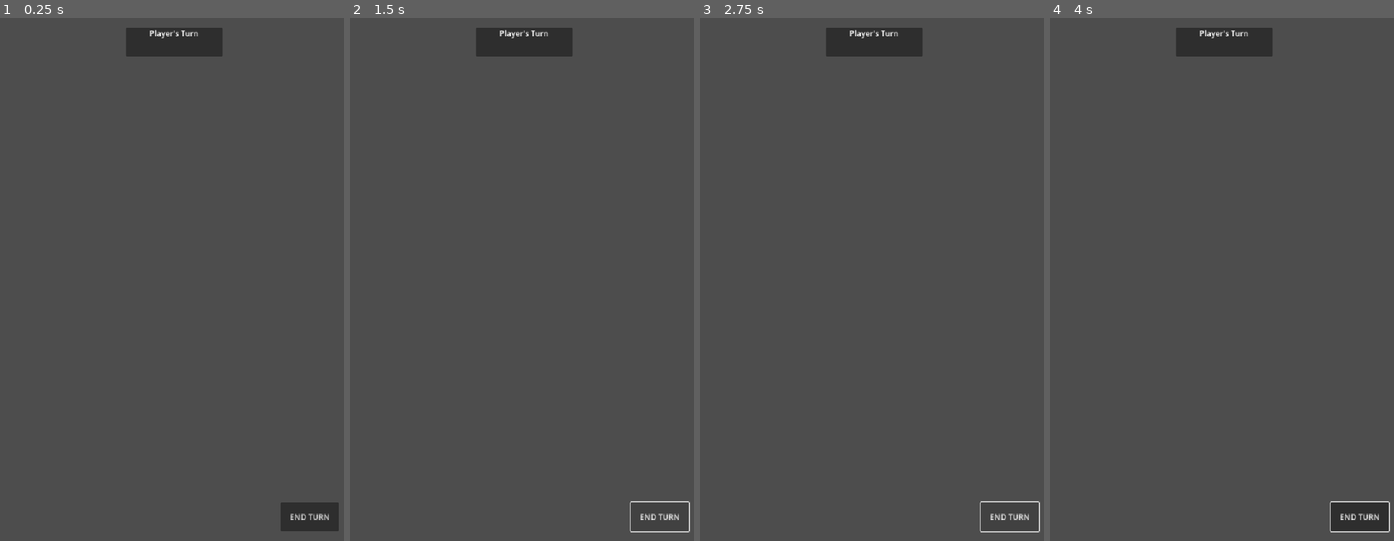
Above: before the commit, frames 1-4 (left to right).
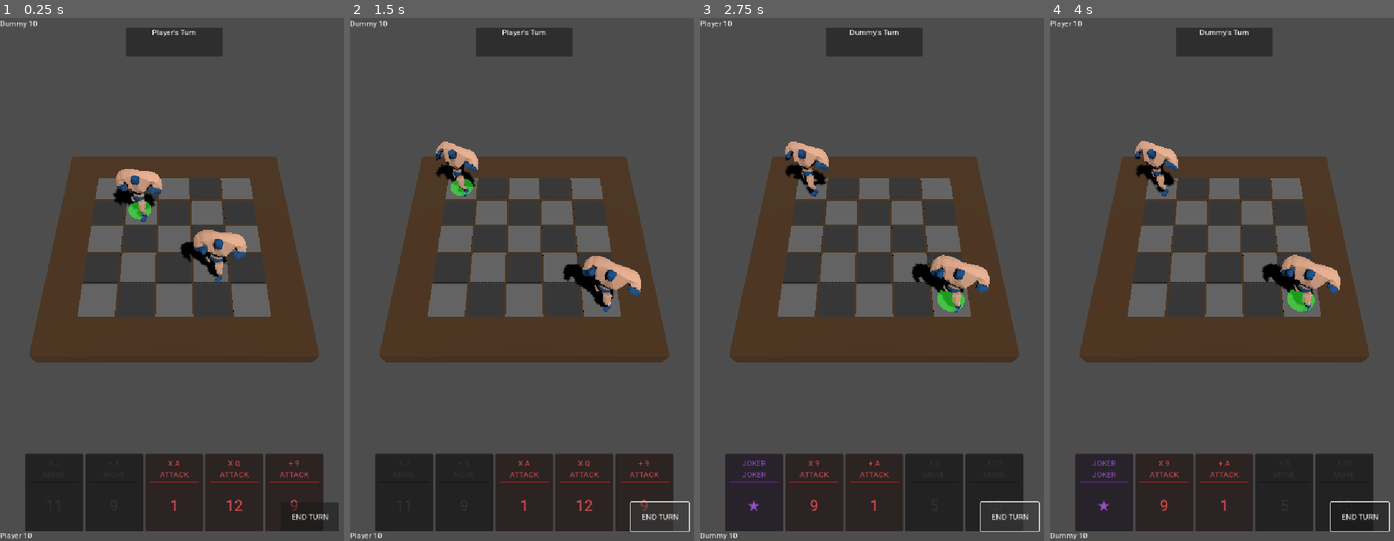
Above: after the commit, the same moments.

Repository: FredBros/king-of-the-apero
Game: Godot game, scene res://scenes/Arena.tscn
The game is run twice, just before and just after one commit, with the same random seed, the same clock (stepped at 60 frames per second) and the same inputs.
Inputs (mouse positions are in pixels of both pictures, inside the frame that each line leads up to):
- Up to frame 1 (0.25 s): no input
- Up to frame 2 (1.5 s): click "END TURN" at 0.5 s; click "END TURN" at 1.25 s
- Up to frame 3 (2.75 s): click "END TURN" at 2 s
- Up to frame 4 (4 s): move the mouse to (1301, 253) at 2.77 s; click (1301, 253) at 2.92 s; move the mouse to (1153, 305) at 3.52 s; click (1153, 305) at 3.67 s

The runs differ from the first frame. In frame 1, 30% of the frame differs, in the area x 0-96%, y 0-100%; in frame 2, 30%; in frame 3, 30%; in frame 4, 30%.
Error before the commit: Parse Error: Could not resolve external class member "get_active_wrestler". (res://scripts/Arena.gd:39)

Commit message:
Improve card readability and update project documentation
- Replace Unicode suit symbols with ASCII characters ('+' and 'X') in DeckManager.gd to ensure consistent rendering on Web and Mobile builds.
- Update PRD.md:
  - Correct card mapping rules (Spades/Hearts = Diagonal, Clubs/Diamonds = Orthogonal).
  - Add "Advanced Rules" section (Tomatoes, Push, Reactions).
- Update roadmap.md:
  - Add Phase 3.5 for Advanced Gameplay Rules.
  - Remove "Obstacles" from Phase 3 (moved to backlog).

Diff:
--- a/project.godot
+++ b/project.godot
@@ -22,10 +22,14 @@
 window/size/window_width_override=480
 window/size/window_height_override=720
 window/stretch/mode="canvas_items"
-window/stretch/aspect="expand"
 window/handheld/orientation=1
+
+[gui]
+
+theme/custom_font="uid://b6tafs83mtai0"
 
 [rendering]
 
 renderer/rendering_method="gl_compatibility"
 renderer/rendering_method.mobile="gl_compatibility"
+textures/vram_compression/import_etc2_astc=true
--- a/scripts/DeckManager.gd
+++ b/scripts/DeckManager.gd
@@ -40,10 +40,10 @@
 			card.suit = suit
 
 			match suit:
-				"Spades": card.symbol = "♠"
-				"Clubs": card.symbol = "♣"
-				"Hearts": card.symbol = "♥"
-				"Diamonds": card.symbol = "♦"
+				"Spades": card.symbol = "X" # Diagonal (ASCII)
+				"Clubs": card.symbol = "+" # Orthogonal (ASCII)
+				"Hearts": card.symbol = "X" # Diagonal (ASCII)
+				"Diamonds": card.symbol = "+" # Orthogonal (ASCII)
 
 			# Set Rank Label
 			if rank == 1: card.rank_label = "A"
@@ -78,7 +78,7 @@
 		card.value = 1
 		card.title = "JOKER"
 		card.suit = "Joker"
-		card.symbol = "Joker"
+		card.symbol = "*"
 		draw_pile.append(card)
 
 func _create_card(type: CardData.CardType, value: int, title: String) -> CardData:
--- a/scripts/Wrestler.gd
+++ b/scripts/Wrestler.gd
@@ -4,7 +4,6 @@
 signal died(wrestler: Wrestler)
 signal health_changed(current: int, max: int)
 
-@export var max_health: int = 2
 @export var max_health: int = 10
 var current_health: int
 var grid_position: Vector2i = Vector2i.ZERO
Binary file added: assets/fonts/PinyonScript-Regular.ttf
Not shown, added: assets/fonts/PinyonScript-Regular.ttf.import
Binary file added: assets/fonts/Roboto.ttf
Not shown, added: assets/fonts/Roboto.ttf.import
Not shown, added: export_presets.cfg
Not shown, changed: roadmap.md
